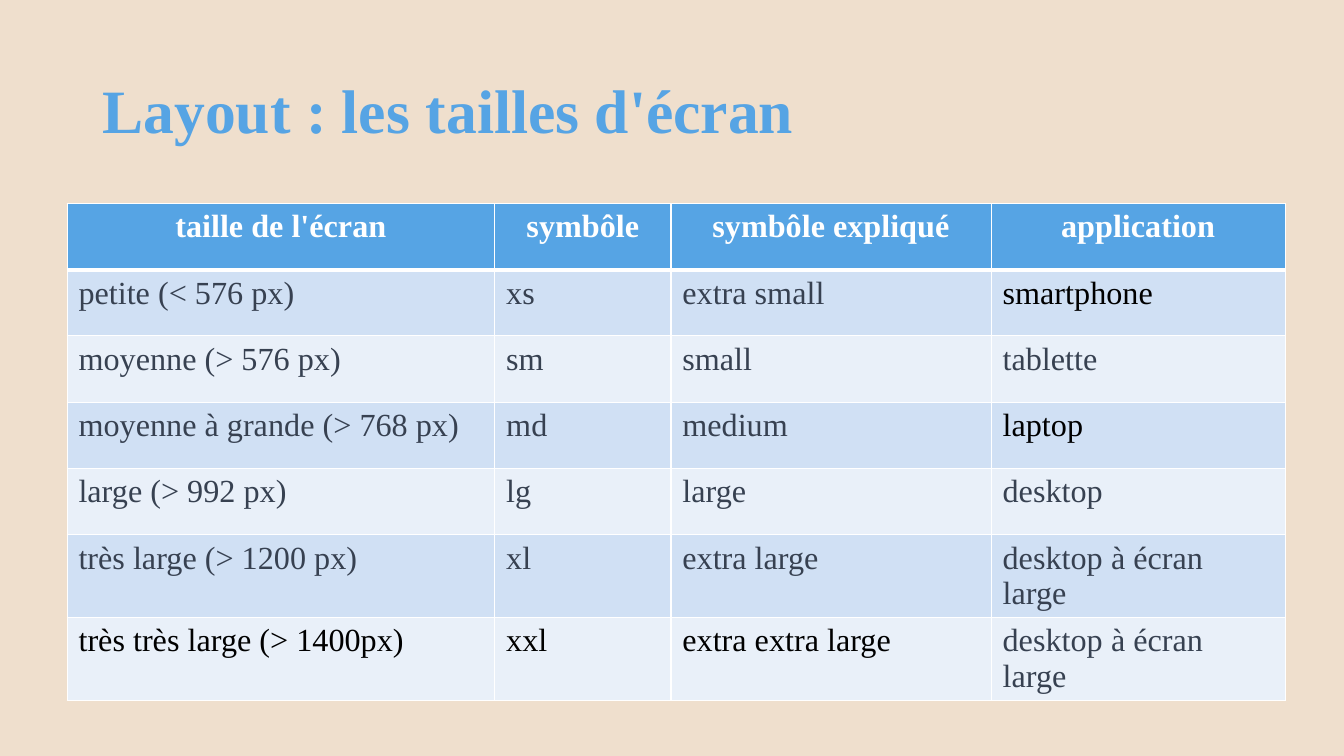
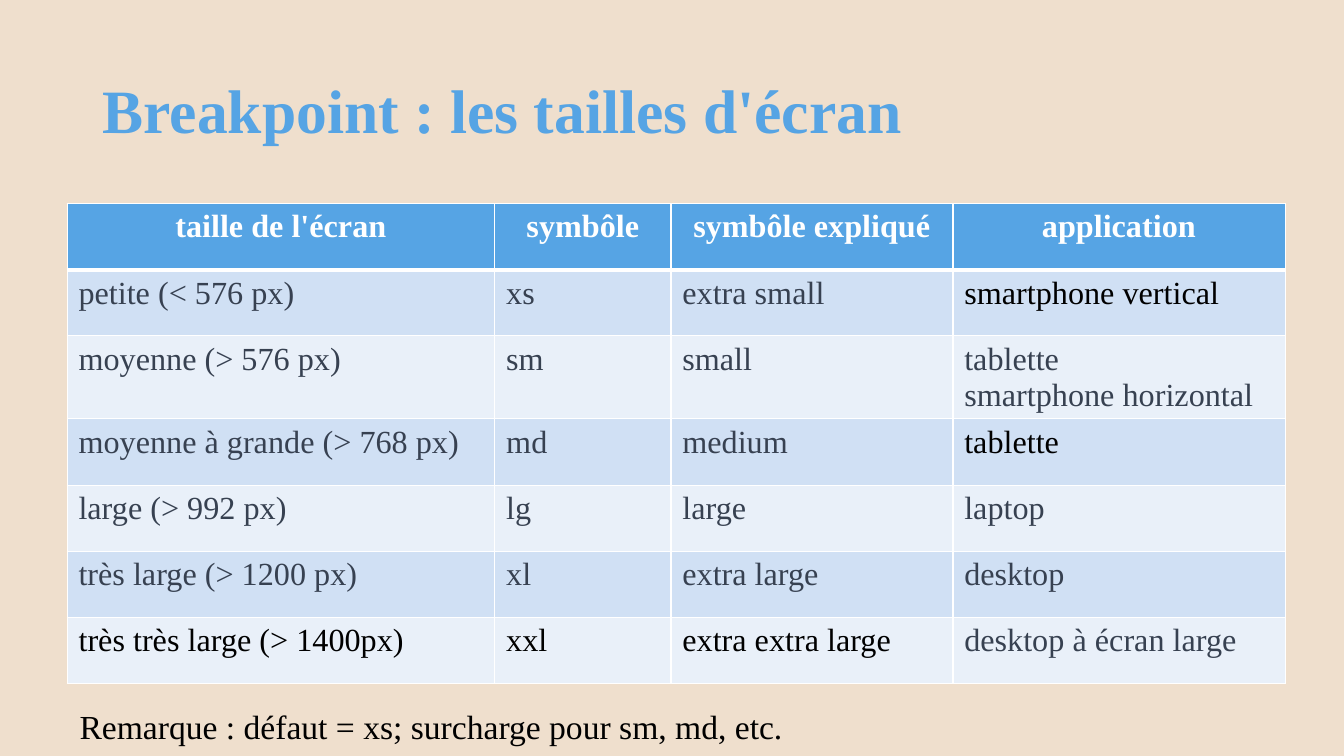
Before and after one commit to AlainWafflard/4IPW3, a slide deck: slide 15 of syllabus/15_mise_en_forme_bootstrap/syllabus_15_bootstrap.pptx (slide 16 before the commit). Drawn at 1344x756 pixels with LibreOffice and Linux fonts; fonts in the diff are those of the drawing; background and template pictures are left out. Boxes give left, top, right and bottom in pixels: in the first picture for what was removed or moved away, otherwise in the second. Text is boxed around its words. In the diff, an @@ line names an element or a change of style, - is before the commit and + after.

```diff
--- a/syllabus/15_mise_en_forme_bootstrap/syllabus_15_bootstrap.pptx
+++ b/syllabus/15_mise_en_forme_bootstrap/syllabus_15_bootstrap.pptx
@@ title at box(102, 90, 901, 144): text changed @@
-Layout : les tailles d'écran
+Breakpoint : les tailles d'écran
@@ table at box(68, 204, 1287, 690) @@
-row 2, column 4: smartphone
+row 2, column 4: smartphone vertical
-row 3, column 4: tablette
+row 3, column 4: tablette smartphone horizontal
-row 4, column 4: laptop
+row 4, column 4: tablette
-row 5, column 4: desktop
+row 5, column 4: laptop
-row 6, column 4: desktop à écran large
+row 6, column 4: desktop
@@ text added at box(80, 715, 783, 746), 24 pt, text #000000 @@
+Remarque : défaut = xs; surcharge pour sm, md, etc.
```
Also in this commit, not shown: 19 other slides changed, 1 slide added, 15 other files.
